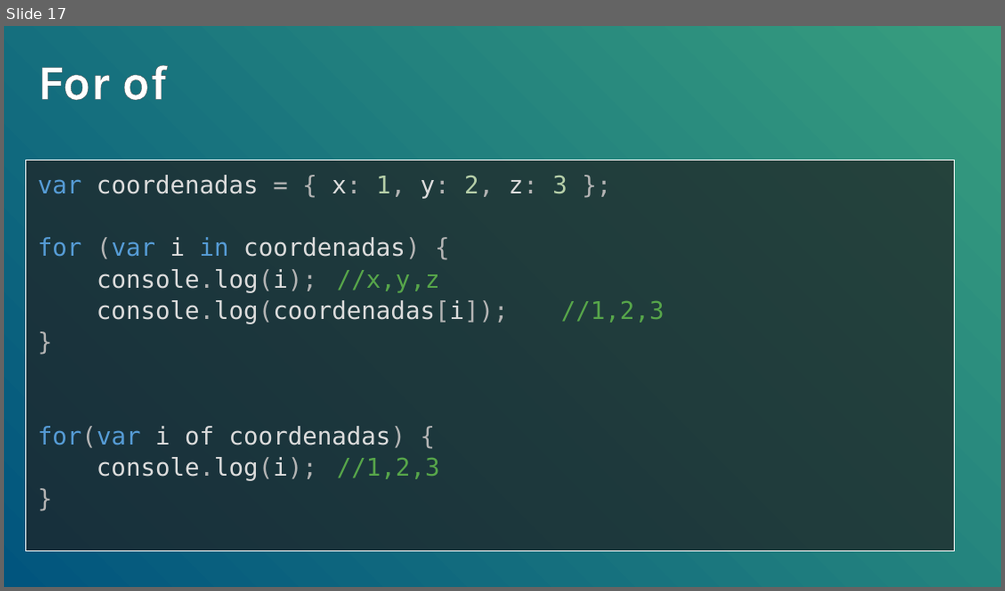
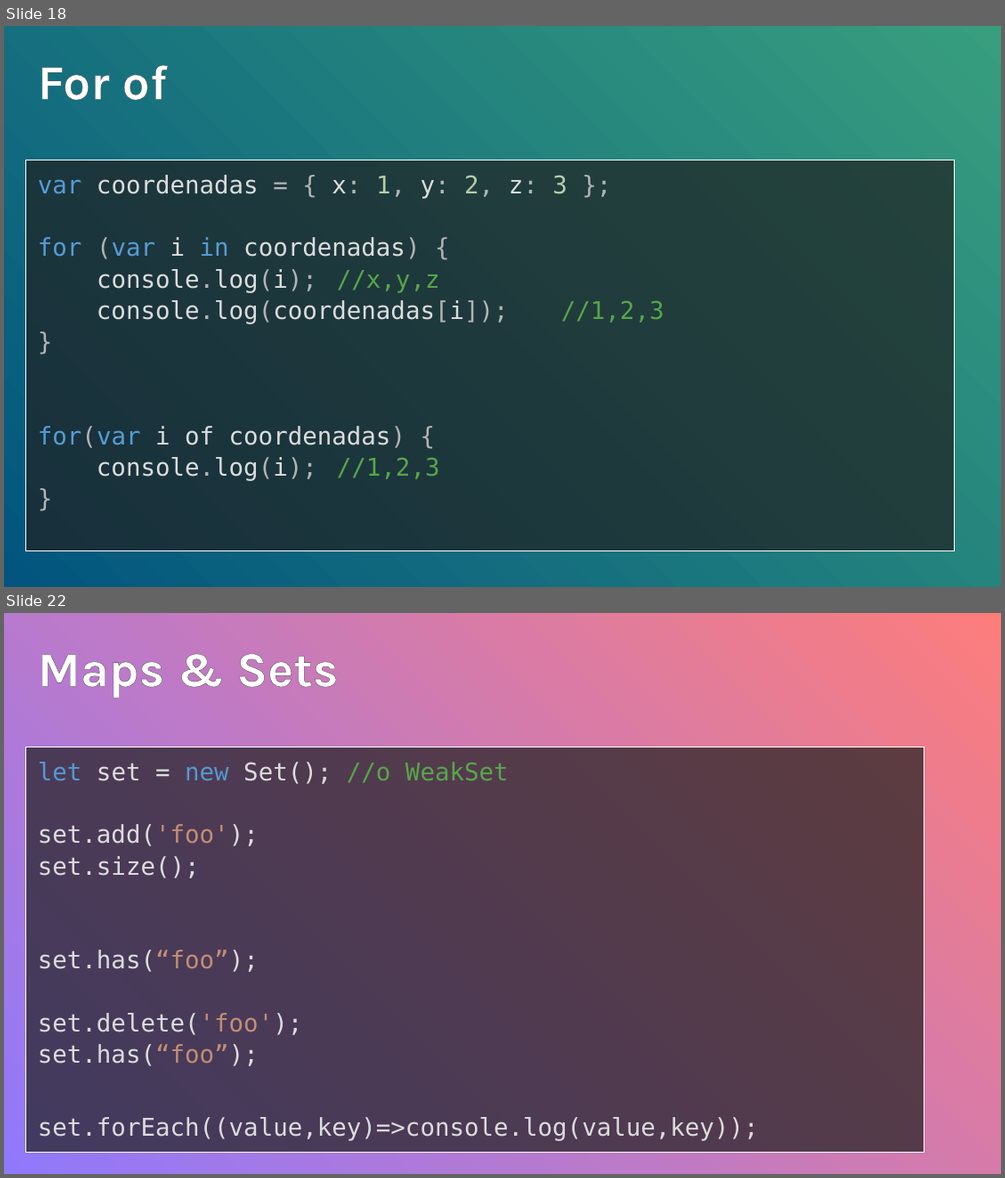
Before and after one commit to UamNet/TechTalks, a slide deck: Functional JS+ES6 - Arcadio Garcia/Functional JS+ ES6.pptx. Shown one above the other, each under a label of ours: slide 17 before the commit, slides 18 and 22 after it; the slides between them are not shown. The pictures are 1005x591 and 1005x1178 pixels, drawn with LibreOffice and Linux fonts; fonts in the diff are those of the drawing; background and template pictures are left out. Boxes give left, top, right and bottom in pixels: in the first picture for what was removed or moved away, otherwise in the second. Text is boxed around its words. In the diff, an @@ line names an element or a change of style, - is before the commit and + after.

```diff
--- a/Functional JS+ES6 - Arcadio Garcia/Functional JS+ ES6.pptx
+++ b/Functional JS+ES6 - Arcadio Garcia/Functional JS+ ES6.pptx
@@ slide 22 added at box(4, 613, 1001, 1174), background gradient #9078FC to #FD7D7B @@
@@ title added at box(38, 654, 339, 698), 48 pt, text #FFFFFF, bold @@
+Maps & Sets
@@ text added at box(26, 747, 924, 1151), fill #202020 at 70% opacity, outline #FFFFFF 0.75 pt, 24 pt, text #DCDCDC @@
+let set = new Set(); //o WeakSet
+set.add('foo');
+set.size();
+set.has(“foo”);
+set.delete('foo');
+set.has(“foo”);
+set.forEach((value,key)=>console.log(value,key));
@@ what was slide 17 is now slide 18 @@
```
Also in this commit, not shown: 3 slides changed, 7 other slides added.
